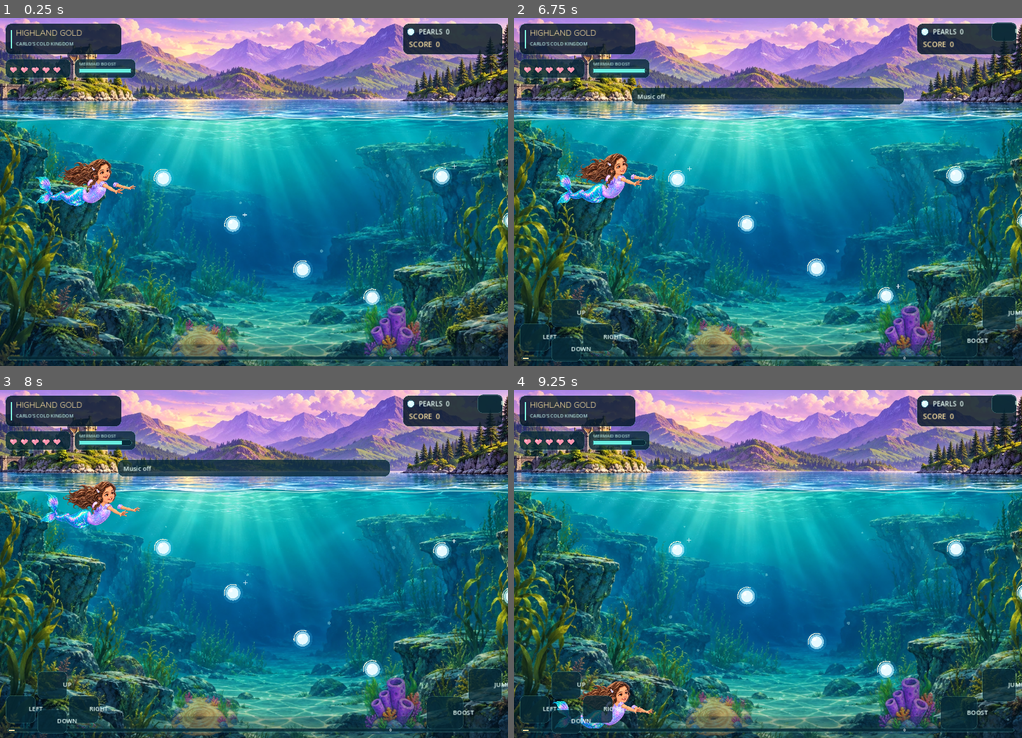
Above: before the commit, frames 1-4 (two rows, left to right).
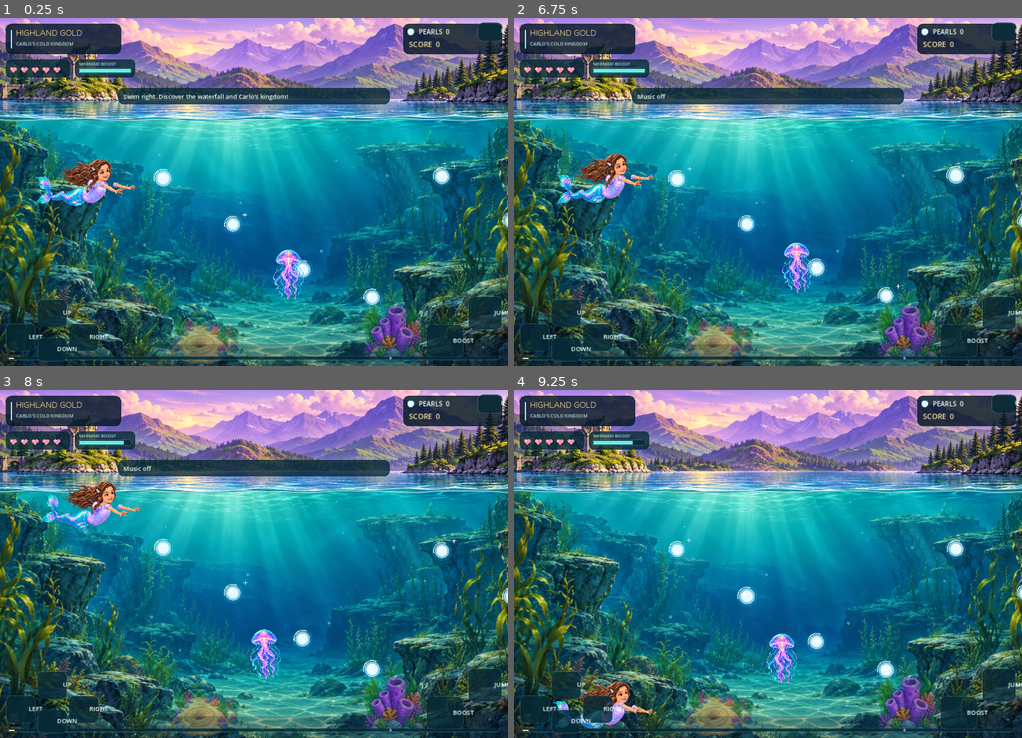
Above: after the commit, the same moments.

Repository: skhaze94-cloud/MermaidADVENTURE
Game: Godot game, scene res://godot/highland_level.tscn
The game is run twice, just before and just after one commit, with the same random seed, the same clock (stepped at 60 frames per second) and the same inputs.
Inputs (mouse positions are in pixels of both pictures, inside the frame that each line leads up to):
- Up to frame 1 (0.25 s): no input
- Up to frame 2 (6.75 s): tap Enter at 0.5, 2, 3.5 s; move the mouse to (879, 174) at 0.52 s; hold Right 0.53-1.25 s; tap P at 0.6, 6.6 s; click (879, 174) at 0.67 s; tap Space at 0.77, 1.25, 2.75, 3.77, 4.25 s; drag from (666, 209) to (742, 261) at 1.27 s; move the mouse to (818, 115) at 2.02 s; hold Right 2.03-2.75 s; tap Shift at 2.1 s; drag from (742, 261) to (615, 139) at 2.77 s; move the mouse to (920, 244) at 3.52 s; hold Left 3.53-4.25 s; tap B at 3.6 s; drag from (615, 139) to (691, 105) at 4.27 s; move the mouse to (793, 192) at 5.02 s; hold Down 5.03-5.75 s; tap M at 5.1 s; click (793, 192) at 5.17 s; drag from (691, 105) to (666, 209) at 5.77 s; move the mouse to (879, 174) at 6.52 s; hold Up from 6.53 s (still down)
- Up to frame 3 (8 s): tap Space at 6.77 s; release Up at 7.25 s; drag from (152, 581) to (228, 633) at 7.27 s
- Up to frame 4 (9.25 s): move the mouse to (818, 487) at 8.02 s; hold Down 8.03-8.75 s; tap Shift at 8.1 s; drag from (742, 633) to (615, 511) at 8.77 s

The runs differ from the first frame. In frame 1, 4.8% of the frame differs, in the area x 1-100%, y 1-99%; in frame 2, 0.5%; in frame 3, 0.5%; in frame 4, 0.5%.
Error before the commit: Invalid call to function 'animate_visible' in base 'Node2D (animated_enemies.gd)'. Expected 5 arguments. (res://godot/highland_level.gd:399)

Commit message:
Godot v0.5: adaptive 30Hz / 20Hz enemy animation LOD for visual-quality presets

Diff:
--- a/godot/animated_enemies.gd
+++ b/godot/animated_enemies.gd
@@ -65,7 +65,8 @@
         last_frames.append(-1)
     frame_accumulator = 1.0
 
-func animate_visible(camera_x: float, elapsed: float, reduced_motion: bool, dt: float, enabled: bool = true) -> void:
+func animate_visible(camera_x: float, elapsed: float, reduced_motion: bool, dt: float,
+        enabled: bool = true, high_quality: bool = true) -> void:
     if not enabled:
         visible = false
         active_count = 0
@@ -74,7 +75,8 @@
     frame_accumulator += minf(dt, 0.05)
     # Cap skeleton/atlas updates at 30Hz on 60/120Hz monitors.
     # Fast panning invalidates the LOD throttle to prevent noticeable lag.
-    if frame_accumulator < 1.0 / VISUAL_HZ and absf(camera_x - last_camera) < 7.0:
+    var visual_rate := VISUAL_HZ if high_quality else 20.0
+    if frame_accumulator < 1.0 / visual_rate and absf(camera_x - last_camera) < 7.0:
         return
     frame_accumulator = 0.0
     last_camera = camera_x
